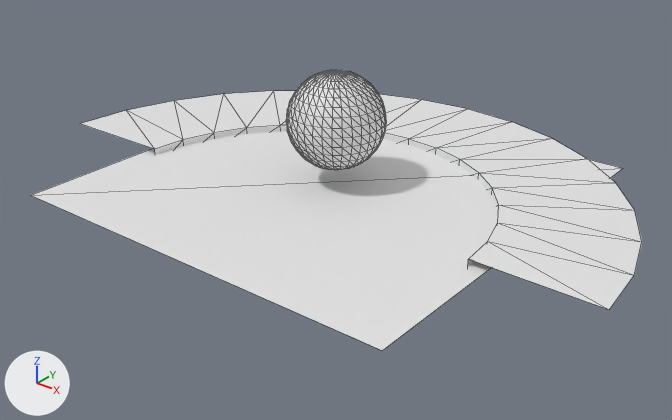
Before and after pictures for a commit that changed the glTF model src/assets/scene/ukonpower.glb.
Before and after are seen from a 50 mm camera at (27.7, -34.6, 19.8) aimed at (0.5, -0.6, -1.3). Every picture has the same lights, and +X, +Y and +Z are marked at lower left. Mesh edges are drawn as thin lines. Where no turn or scale is listed for an object, it has been applied to the vertices.

Script lines for the objects in view, before the commit:
```python
me_circle = bpy.data.meshes.new('Circle')
me_circle.from_pydata(...)  # 51 vertices, 64 faces; spans x -16.5..16.5, y -3.6..13.0, z 0.0..1.2
me_plane_001 = bpy.data.meshes.new('Plane.001')
me_plane_001.from_pydata([(-10.9, -10.9, 0.0), (10.9, -10.9, 0.0), (-10.9, 10.9, 0.0), (10.9, 10.9, 0.0)], [], [(0, 1, 3), (0, 3, 2)])
me_sphere = bpy.data.meshes.new('Sphere')
me_sphere.from_pydata(...)  # a UV sphere (32 segments, 16 rings, poles along z) spanning x -2.52..2.52, y -2.52..2.52, z -2.52..2.52
ob_circle = bpy.data.objects.new('Circle', me_circle)
ob_circle.location = (0.0, 0.0, -0.79)
ob_floor = bpy.data.objects.new('Floor', me_plane_001)
ob_floor.location = (0.0, 0.0, 0.0)
ob_sphere = bpy.data.objects.new('Sphere', me_sphere)
ob_sphere.location = (0.0, 0.0, 3.38)
```
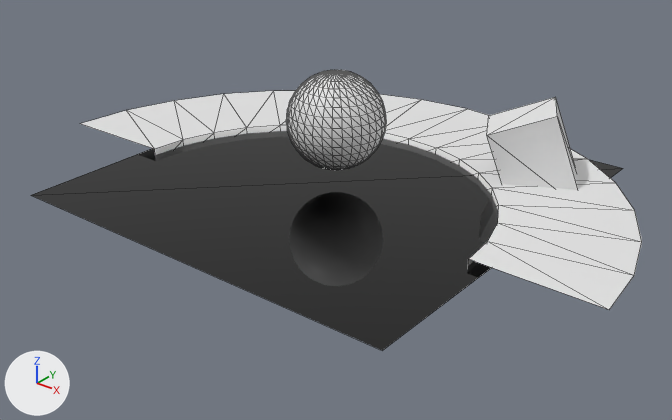
Where the newer file only moved an object's origin or applied its transform, the numbers keep the older frame.

What differs and where, as boxes (x1, y1, x2, y2) in the pictures (672 x 420 px):
'Floor', recoloured (white to black)
    both: (31, 131, 623, 350)
'Cube', added
    after: (487, 97, 578, 190)

What changed in the scene script:
```text
Add mat_material:
    mat_material = principled_material('Material')
    mat_material.base_color = (0.0, 0.0, 0.0)  # black #000000
    mat_material.roughness = 0.0
Change me_plane_001:
    where me_plane_001.from_pydata(...)  # 4 vertices, 2 faces; spans x -10.9..10.9, y -10.9..10.9, z 0.0
    add me_plane_001.materials.append(mat_material)  # black #000000
Add me_cube:
    me_cube.from_pydata([(0.05, -1.64, -3.08), (-1.58, -2.5, 1.86), (-1.33, 0.94, -3.09), (-2.96, 0.08, 1.86), (2.96, -0.08, -1.86), (1.33, -0.94, 3.09), (1.58, 2.5, -1.86), (-0.05, 1.64, 3.08)], [], [(0, 1, 3), (0, 3, 2), (2, 3, 7), (2, 7, 6), (6, 7, 5), (6, 5, 4), (4, 5, 1), (4, 1, 0), (2, 6, 4), (2, 4, 0), (7, 3, 1), (7, 1, 5)])
Add ob_cube:
    ob_cube = bpy.data.objects.new('Cube', me_cube)
    ob_cube.location = (8.01, 6.42, 1.07)
```
